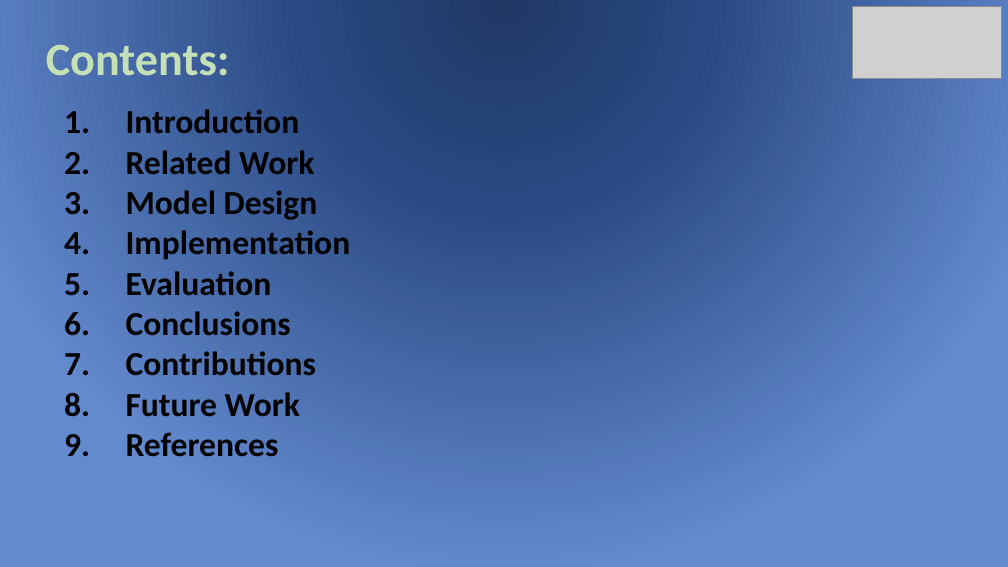
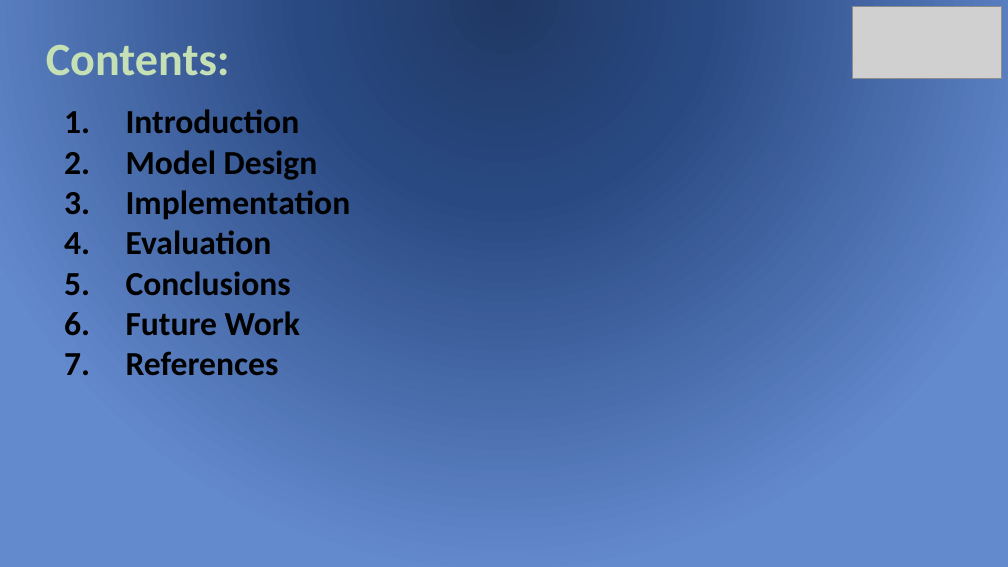
Before and after one commit to baharababah/DIM, a slide deck: slide 2 of DIM_Presentation.pptx (slide 3 before the commit). Drawn at 1008x567 pixels with LibreOffice and Linux fonts; fonts in the diff are those of the drawing; grey boxes stand for pictures. Boxes give left, top, right and bottom in pixels: in the first picture for what was removed or moved away, otherwise in the second. Text is boxed around its words. In the diff, an @@ line names an element or a change of style, - is before the commit and + after.

```diff
--- a/DIM_Presentation.pptx
+++ b/DIM_Presentation.pptx
@@ text at (126,150,314,174): paragraph removed @@
-2. Related Work
@@ text at (126,351,317,376): paragraph removed @@
-7. Contributions
```
Also in this commit, not shown: 49 other slides changed, 13 slides removed, 55 other files.
